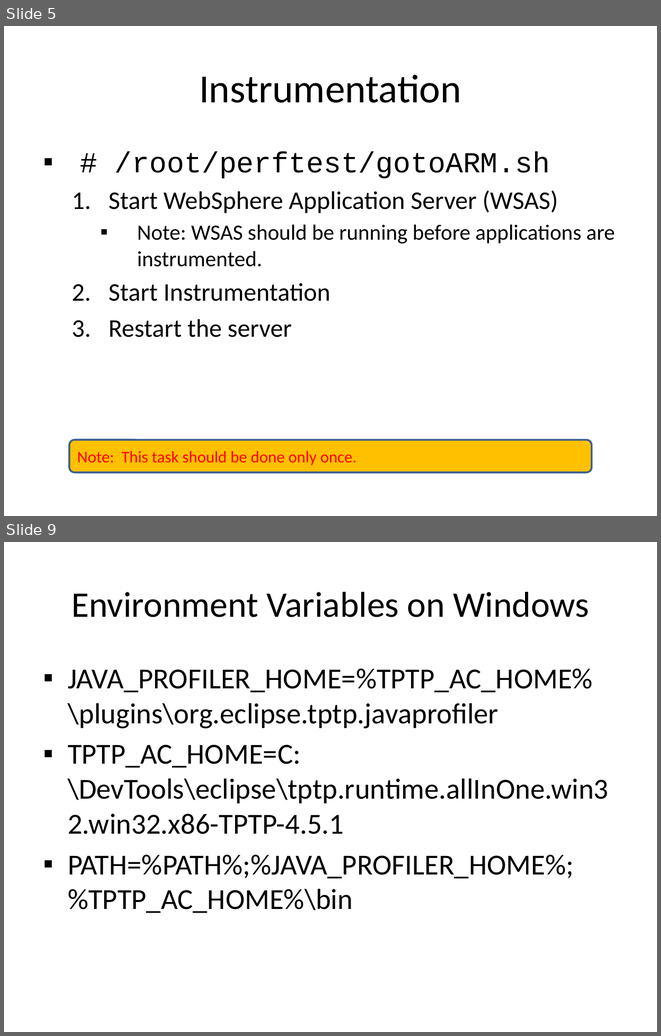
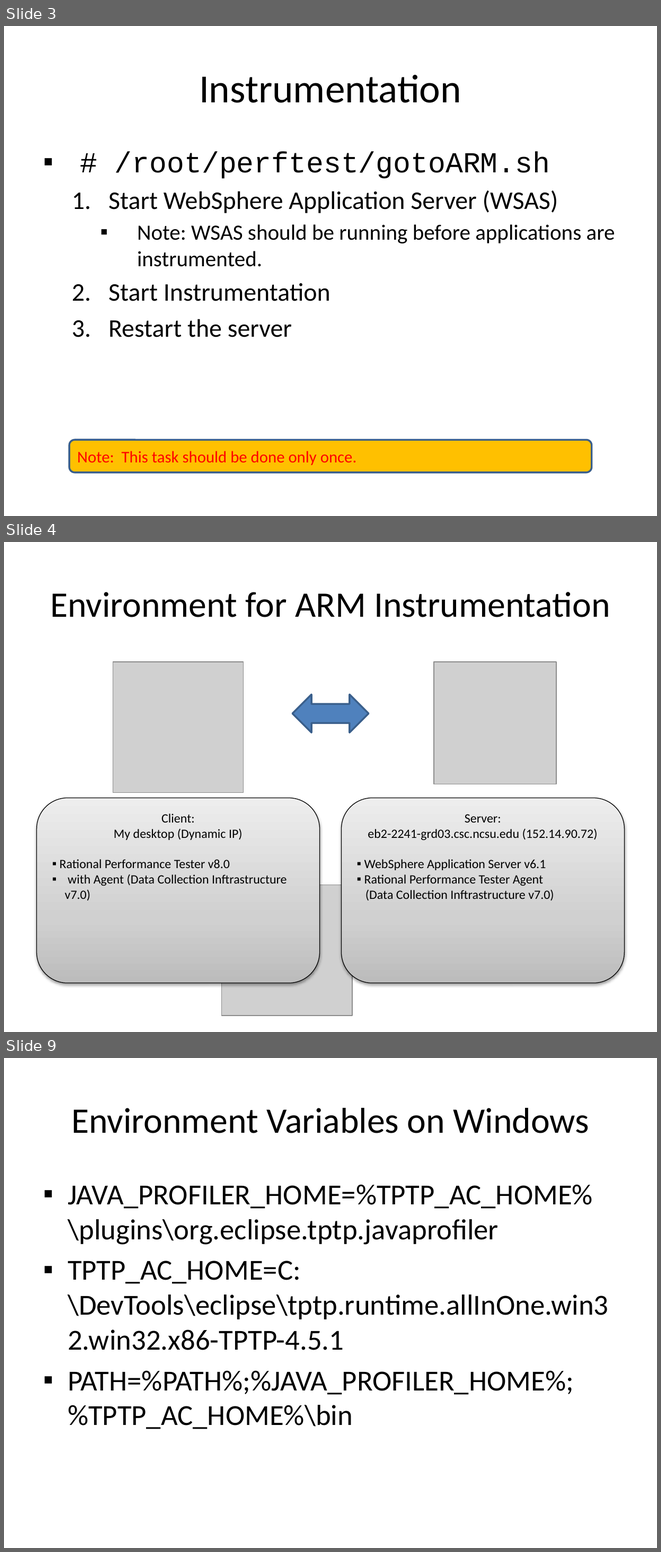
Before and after one commit to wsgan001/asegrp, a slide deck: papers/DRCPA/docs/PerfTest - Profiling.pptx. Shown one above the other, each under a label of ours: slides 5 and 9 before the commit, slides 3, 4 and 9 after it; the slides between them are not shown. The pictures are 661x1036 and 661x1552 pixels, drawn with LibreOffice and Linux fonts; fonts in the diff are those of the drawing; grey boxes stand for pictures. Boxes give left, top, right and bottom in pixels: in the first picture for what was removed or moved away, otherwise in the second. Text is boxed around its words. In the diff, an @@ line names an element or a change of style, - is before the commit and + after.

```diff
--- a/papers/DRCPA/docs/PerfTest - Profiling.pptx
+++ b/papers/DRCPA/docs/PerfTest - Profiling.pptx
@@ slide 4 added at (x1=4, y1=542, x2=657, y2=1032), background #FFFFFF @@
@@ title added at (x1=50, y1=592, x2=610, y2=617), 39.6 pt, text #000000 @@
+Environment for ARM Instrumentation
@@ picture added at (x1=113, y1=661, x2=244, y2=792) @@
@@ picture added at (x1=434, y1=661, x2=556, y2=784) @@
@@ left right arrow added at (x1=293, y1=694, x2=369, y2=732), fill #4F81BD, outline #3A5F8C 2 pt @@
@@ rounded rectangle added at (x1=37, y1=798, x2=319, y2=983), fill gradient #BDBDBD to #D1D1D1 to #EEEEEE, outline #000000 0.75 pt, 14 pt, text #000000 @@
+Client:
+My desktop (Dynamic IP)
+▪ Rational Performance Tester v8.0
+  ▪ with Agent (Data Collection Inftrastructure v7.0)
@@ rounded rectangle added at (x1=342, y1=798, x2=624, y2=983), fill gradient #BDBDBD to #D1D1D1 to #EEEEEE, outline #000000 0.75 pt, 14 pt, text #000000 @@
+Server:
+eb2-2241-grd03.csc.ncsu.edu (152.14.90.72)
+▪ WebSphere Application Server v6.1
+▪ Rational Performance Tester Agent
+(Data Collection Inftrastructure v7.0)
@@ picture added at (x1=221, y1=885, x2=352, y2=1015) @@
@@ what was slide 5 is now slide 3 @@
```
Also in this commit, not shown: 4 slides changed, 4 other slides added, 2 slides removed.
